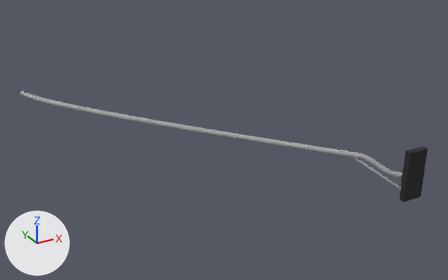
Renders of the OBJ model src/main/resources/assets/realgrid/models/block/pole_light_mount/arm_7_left.obj from each side of a commit.
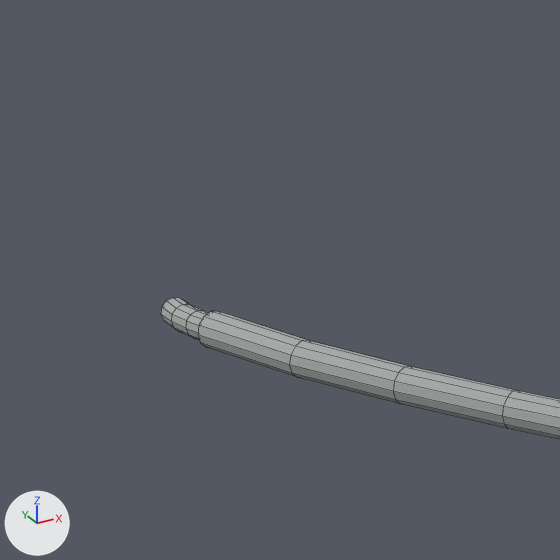
Each version appears first whole from a 50 mm lens placed at (-6.51, -7.35, 5.04), pointed at (-1.69, 1.42, 0.66), and next in a close-up on the part from 0% to 16% of the width and 19% to 44% of the height. Arrows for +X, +Y and +Z are at lower left; the lights stay in place. The older version's two pictures come first. The close-ups show mesh edges as thin lines. Where no turn or scale is listed for an object, it has been applied to the vertices. Vertices at exactly the same position are counted once.

Objects in the first close-up: 'pole_light_mount_7_left'.
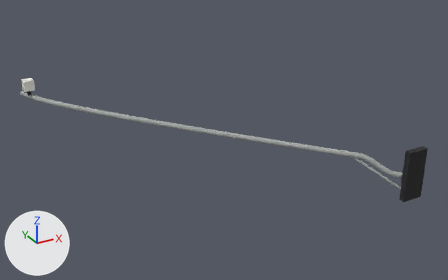
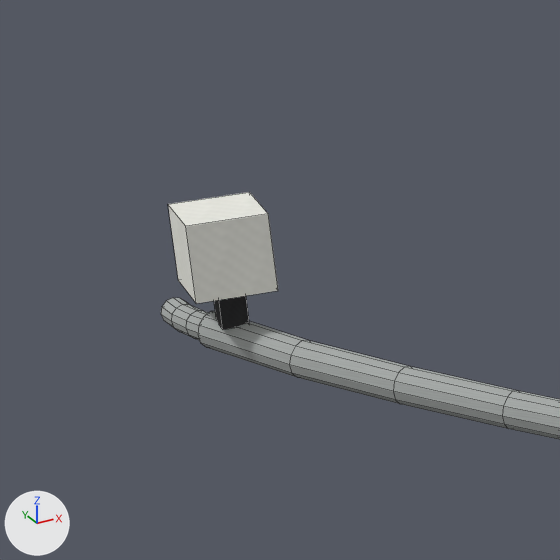
Patch to the scene script:
```diff
--- a/src/main/resources/assets/realgrid/models/block/pole_light_mount/arm_7_left.obj.py
+++ b/src/main/resources/assets/realgrid/models/block/pole_light_mount/arm_7_left.obj.py
@@ img_pole_light_mount_porcelain @@
+img_pole_light_mount_porcelain = load_image('pole_light_mount_porcelain', '../../../textures/blocks/pole_light_mount_porcelain.png', 16, 16, 'sRGB')
@@ mat_porcelain @@
+mat_porcelain = principled_material('porcelain')
+mat_porcelain.texture = img_pole_light_mount_porcelain
+mat_porcelain.roughness = 1.0
@@ me_pole_light_mount_7_left @@
 # used by ob_pole_light_mount_7_left; location = (0.0, 0.0, 0.0)
-me_pole_light_mount_7_left.from_pydata(...)  # 504 vertices, 477 faces; spans x -4.53..0.69, y -1.0..4.19, z 0.06..1.2
+me_pole_light_mount_7_left.from_pydata(...)  # 520 vertices, 489 faces; spans x -4.53..0.69, y -1.0..4.19, z 0.06..1.47
+# me_pole_light_mount_7_left part 1: a new loose piece, a box spanning x -4.446..-4.384, y 3.913..3.976, z 1.186..1.28, in mat_clamp (picture img_pole_light_mount_clamp)
+# me_pole_light_mount_7_left part 2: a new loose piece, a box spanning x -4.51..-4.32, y 3.85..4.04, z 1.28..1.47, in mat_porcelain (picture img_pole_light_mount_porcelain)
 me_pole_light_mount_7_left.materials.append(mat_clamp)
 me_pole_light_mount_7_left.materials.append(mat_metal)
+me_pole_light_mount_7_left.materials.append(mat_porcelain)  # picture img_pole_light_mount_porcelain
```

What differs and where, as boxes [x1, y1, x2, y2] in the close-ups (560 x 560 px):
'pole_light_mount_7_left', reshaped: before [161, 298, 560, 439]; after [161, 192, 560, 439]
part 1 of me_pole_light_mount_7_left, added: after [214, 296, 249, 329]
part 2 of me_pole_light_mount_7_left, added: after [168, 192, 278, 304]
